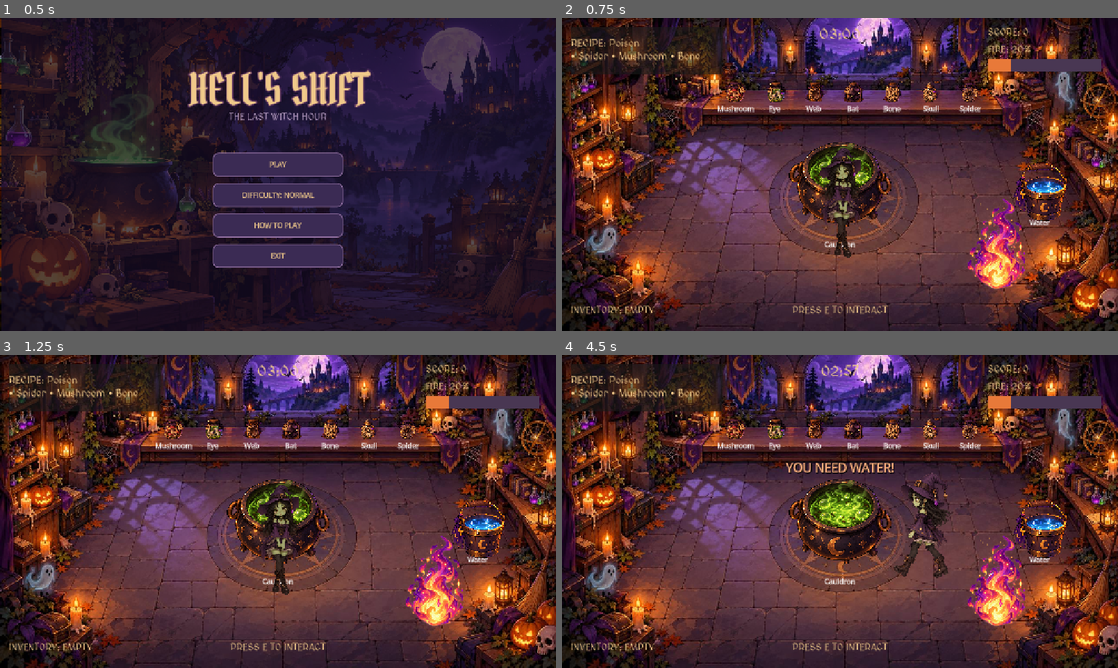
Above: before the commit, frames 1-4 (two rows, left to right).
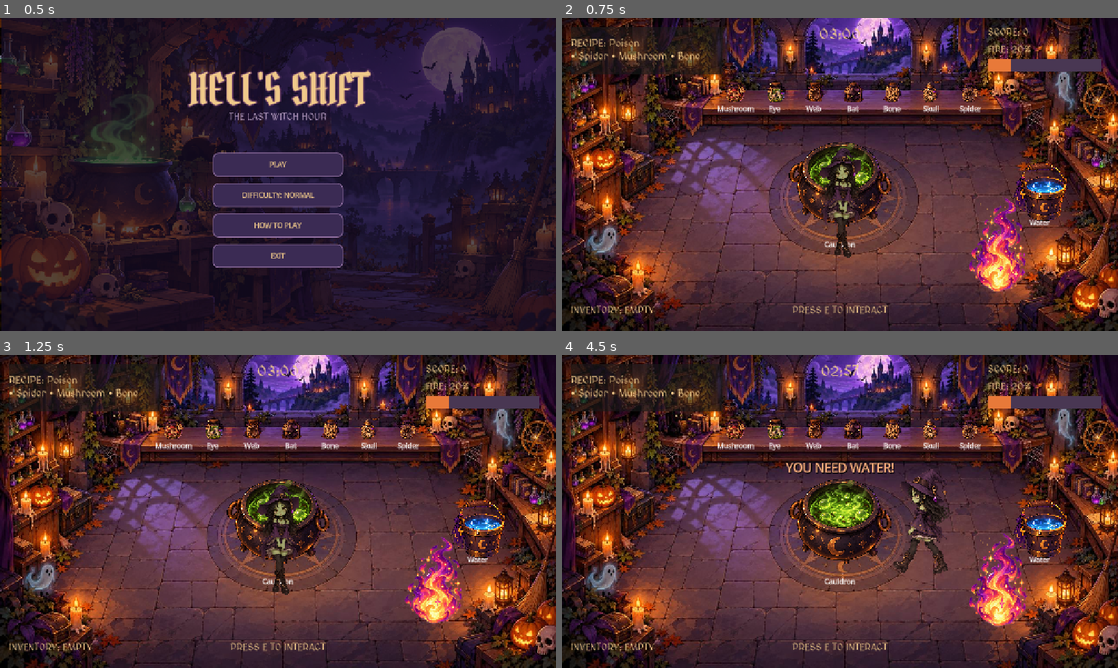
Above: after the commit, the same moments.

Repository: ryadoviy/HellsShift
Game: Godot game, scene res://main.tscn
The game is run twice, just before and just after one commit, with the same random seed, the same clock (stepped at 60 frames per second) and the same inputs.
Inputs (mouse positions are in pixels of both pictures, inside the frame that each line leads up to):
- Up to frame 1 (0.5 s): no input
- Up to frame 2 (0.75 s): click "PLAY" at 0.5 s
- Up to frame 3 (1.25 s): no input
- Up to frame 4 (4.5 s): tap E (interact) at 1.25, 2.3, 2.75, 3.8, 4.25 s; move the mouse to (962, 495) at 1.27 s; hold D (move_right) 1.28-2.03 s; hold E (interact) 1.28-2.03 s; click (962, 495) at 1.42 s; move the mouse to (728, 527) at 2.02 s; hold S (move_down) 2.03-2.78 s; tap Q (drop_item) at 2.1 s; move the mouse to (895, 442) at 2.77 s; hold D (move_right) 2.78-3.53 s; hold E (interact) 2.78-3.53 s; move the mouse to (812, 574) at 3.52 s; hold W (move_up) 3.53-4.28 s; tap H at 3.6 s; click (812, 574) at 3.67 s; move the mouse to (1006, 558) at 4.27 s; hold A (move_left) from 4.28 s (still down); hold E (interact) from 4.28 s (still down)

Frame 1 is identical in both runs. In frame 2, 1.2% of the frame differs, in the area x 73-84%, y 57-88%; in frame 3, 1.0%; in frame 4, 2.3%, in the area x 59-84%, y 36-87%.

Commit message:
Animate flames and allow water extinguishing
Co-authored-by: Copilot <223556219+Copilot@users.noreply.github.com>

Diff:
--- a/fire.gd
+++ b/fire.gd
@@ -154,7 +154,65 @@
 	if manager.state == GameManager.GameState.PLAYING:
 		animation_time += delta
 
+	_animate_flames()
 	queue_redraw()
+
+
+func _animate_flames() -> void:
+	if fire_sprite == null or fire_sprite.texture == null:
+		return
+
+	var texture_size: Vector2 = fire_sprite.texture.get_size()
+	var longest_side: float = maxf(
+		texture_size.x,
+		texture_size.y
+	)
+
+	if longest_side <= 0.0:
+		return
+
+	var main_pulse: float = sin(animation_time * 7.0) * 0.045
+	var main_sway: float = sin(animation_time * 4.0) * 0.035
+	var main_size: float = lerpf(
+		min_fire_size,
+		max_fire_size,
+		level / 100.0
+	)
+
+	fire_sprite.scale = Vector2(
+		(main_size / longest_side) * (1.0 - main_sway),
+		(main_size / longest_side) * (1.0 + main_pulse)
+	)
+	fire_sprite.rotation = sin(animation_time * 3.0) * 0.025
+	fire_sprite.position = Vector2(
+		sin(animation_time * 5.0) * 3.0,
+		cos(animation_time * 4.0) * 2.0
+	)
+
+	for index in range(spread_sprites.size()):
+		var spread_sprite := spread_sprites[index]
+		if not is_instance_valid(spread_sprite):
+			continue
+
+		if spread_sprite.modulate.a <= 0.0:
+			continue
+
+		var spread_size: float = lerpf(
+			105.0,
+			185.0,
+			level / 100.0
+		)
+		var phase: float = float(index) * 1.7
+		var pulse: float = sin(animation_time * 6.0 + phase) * 0.06
+		var sway: float = sin(animation_time * 3.5 + phase) * 0.04
+
+		spread_sprite.scale = Vector2(
+			(spread_size / longest_side) * (1.0 - sway),
+			(spread_size / longest_side) * (1.0 + pulse)
+		)
+		spread_sprite.rotation = sin(
+			animation_time * 2.5 + phase
+		) * 0.08
 
 
 func _room_point(point: Vector2) -> Vector2:
--- a/player.gd
+++ b/player.gd
@@ -237,8 +237,8 @@
 func interact_with_nearest() -> void:
 	var nearest_item: GameInteractable = null
 	var nearest_item_distance: float = INF
-	var nearby_cauldron: GameInteractable = null
-	var cauldron_distance: float = INF
+	var nearby_action: GameInteractable = null
+	var action_distance: float = INF
 
 	for node in get_tree().get_nodes_in_group("interactables"):
 		var target := node as GameInteractable
@@ -254,11 +254,17 @@
 		)
 
 		if inventory.has_item():
-			# Коли руки зайняті, предмет можна використати на казані.
-			if target.kind == GameInteractable.Kind.CAULDRON:
-				if distance < cauldron_distance:
-					nearby_cauldron = target
-					cauldron_distance = distance
+			var can_use_item: bool = (
+				target.kind == GameInteractable.Kind.CAULDRON
+				or (
+					target.kind == GameInteractable.Kind.FIRE
+					and inventory.held_item == &"water"
+				)
+			)
+
+			if can_use_item and distance < action_distance:
+				nearby_action = target
+				action_distance = distance
 		else:
 			# З порожніми руками шукаємо найближчий інгредієнт або воду.
 			if target.kind != GameInteractable.Kind.CAULDRON:
@@ -267,8 +273,8 @@
 					nearest_item_distance = distance
 
 	if inventory.has_item():
-		if nearby_cauldron != null:
-			nearby_cauldron.interact(self)
+		if nearby_action != null:
+			nearby_action.interact(self)
 	else:
 		if nearest_item != null:
 			nearest_item.interact(self)
